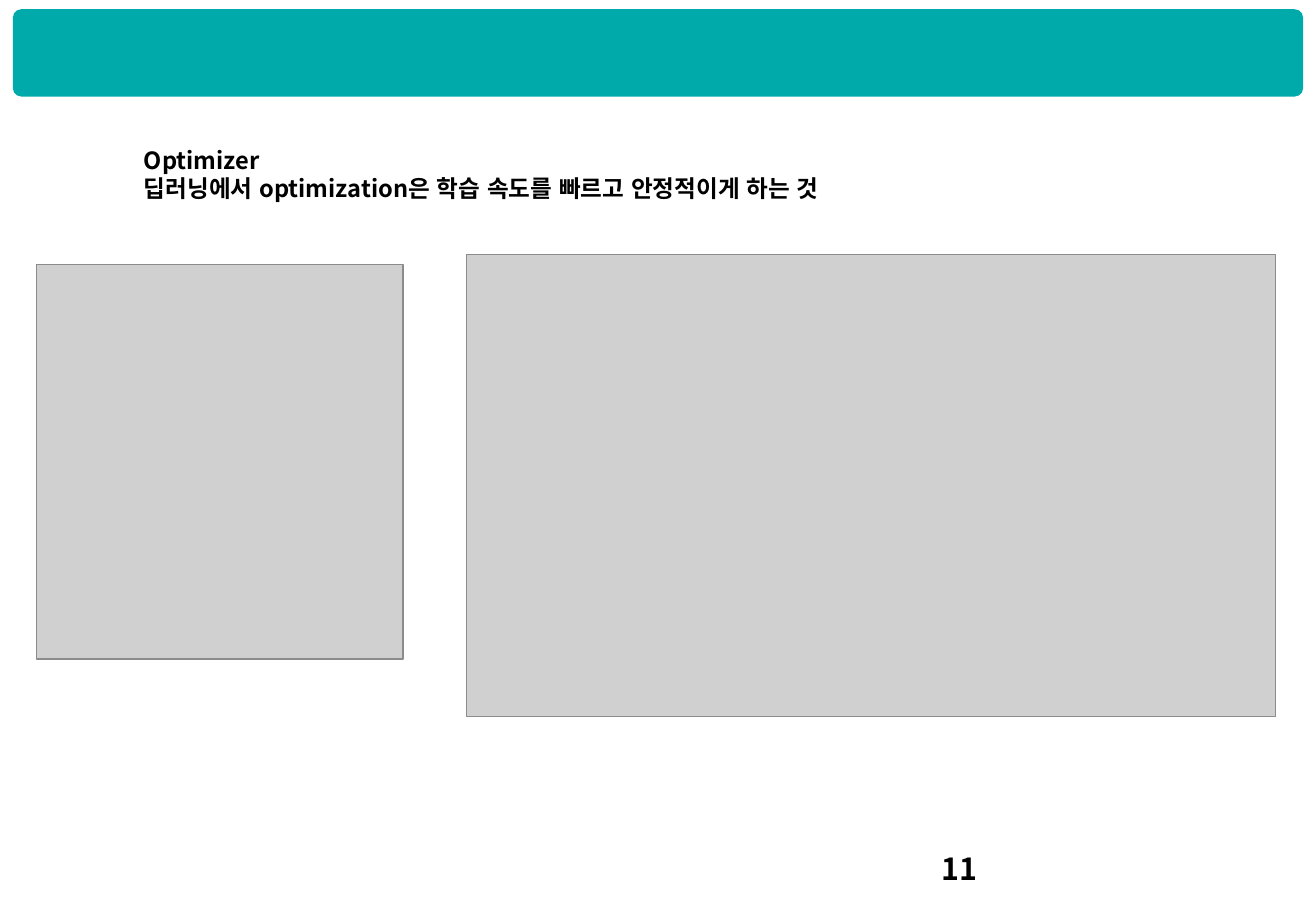
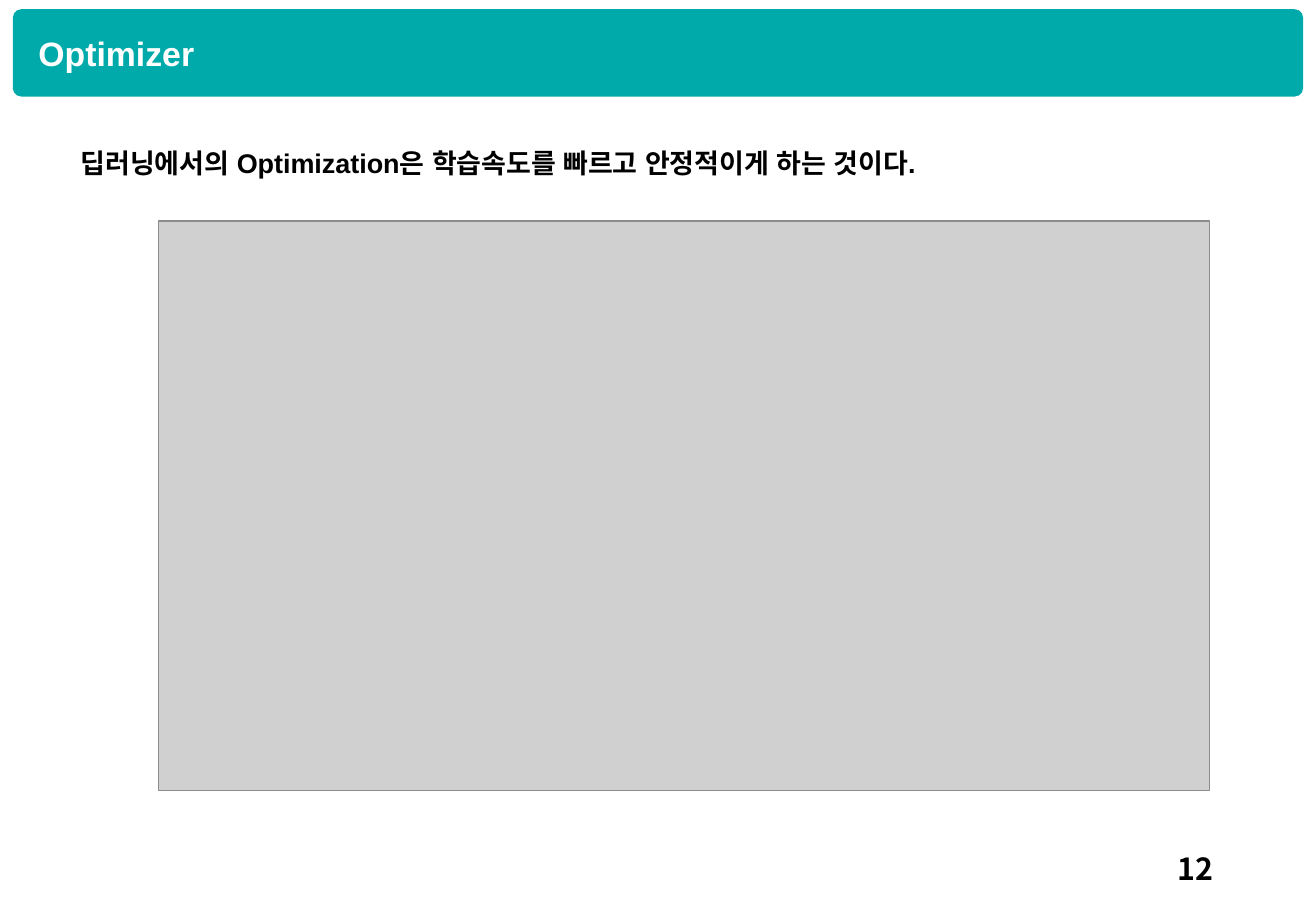
Before and after one commit to HyunQQ/analysis, a slide deck: slide 13 of dnn/dnn_hyunq.pptx (slide 12 before the commit). Drawn at 1316x911 pixels with LibreOffice and Linux fonts; fonts in the diff are those of the drawing; grey boxes stand for pictures. Boxes give left, top, right and bottom in pixels: in the first picture for what was removed or moved away, otherwise in the second. Text is boxed around its words. In the diff, an @@ line names an element or a change of style, - is before the commit and + after.

```diff
--- a/dnn/dnn_hyunq.pptx
+++ b/dnn/dnn_hyunq.pptx
@@ text added at (38,41,194,73), 20 pt, text #FFFFFF, bold @@
+Optimizer
@@ text at (81,150,916,178): text changed; size 14 to 16 pt; font Noto Sans CJK KR to Arial @@
-Optimizer
-딥러닝에서 optimization은 학습 속도를 빠르고 안정적이게 하는 것
+딥러닝에서의 Optimization은 학습속도를 빠르고 안정적이게 하는 것이다.
@@ picture: place and size @@
-picture at (467,255,1276,717)
+picture at (159,221,1211,791)
@@ picture removed at (36,265,403,660) @@
@@ page number at (1178,857,1214,880): text changed @@
-11
+12
```
Also in this commit, not shown: 8 other slides changed, 5 slides added, 2 slides removed, 1 other file.
